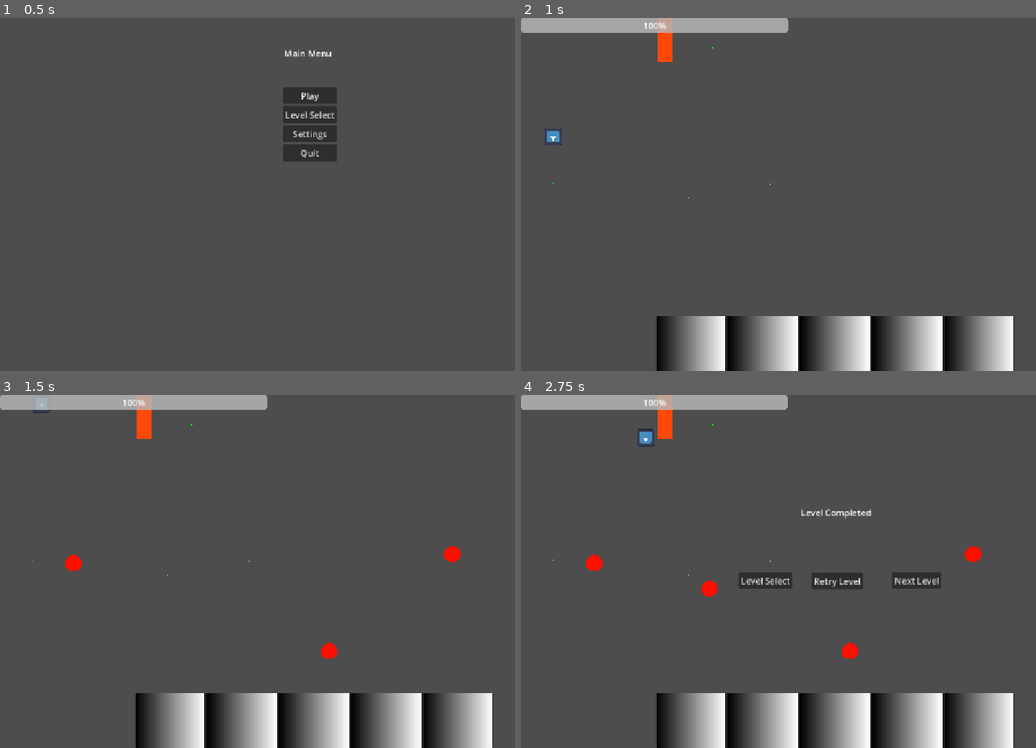
Above: before the commit, frames 1-4 (two rows, left to right).
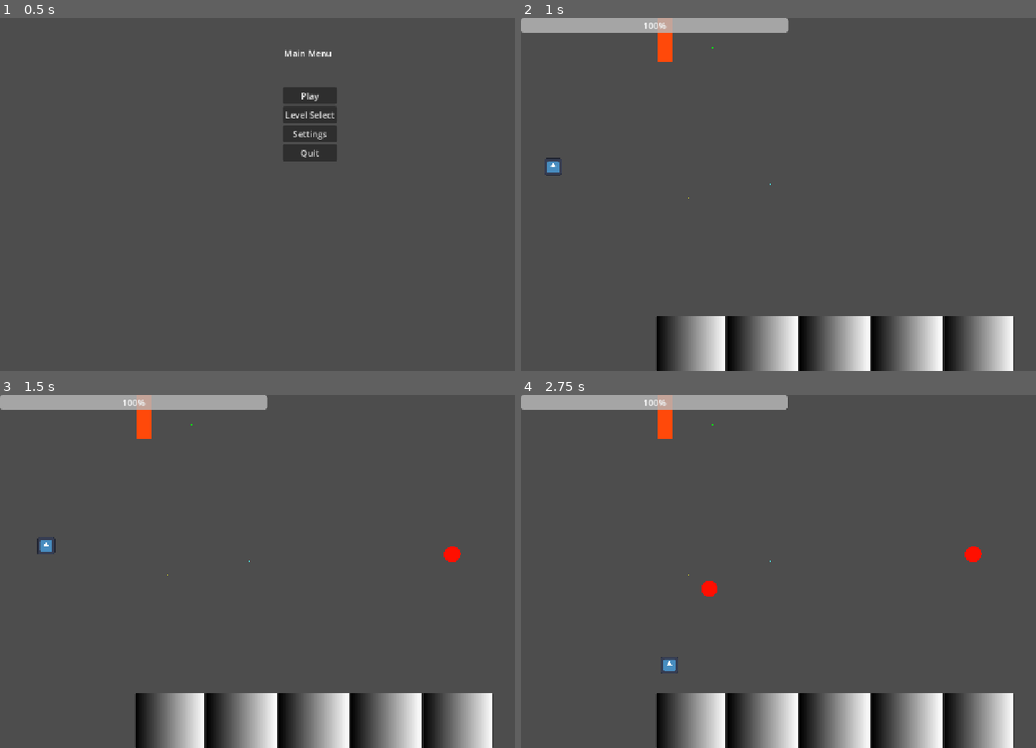
Above: after the commit, the same moments.

Repository: Cayuga007/summer-summit-2026
Game: Godot game, scene res://UI/Main_menu.tscn
The game is run twice, just before and just after one commit, with the same random seed, the same clock (stepped at 60 frames per second) and the same inputs. The engine's default icon, where the game draws it, is replaced by a stand-in: a white triangle on a blue panel in a dark square.
Inputs (mouse positions are in pixels of both pictures, inside the frame that each line leads up to):
- Up to frame 1 (0.5 s): no input
- Up to frame 2 (1 s): click "Play" at 0.5 s
- Up to frame 3 (1.5 s): move the mouse to (453, 553) at 1.27 s; hold D (right) from 1.28 s (still down); click (453, 553) at 1.42 s
- Up to frame 4 (2.75 s): keep holding D (right); tap Space (jump) at 1.52, 2.27 s; move the mouse to (711, 589) at 2.02 s; click (711, 589) at 2.17 s

Frame 1 is identical in both runs. In frame 2, 0.2% of the frame differs, in the area x 4-8%, y 31-47%; in frame 3, 0.3%; in frame 4, 1.8%, in the area x 6-82%, y 9-79%.

Commit message:
paint brush mechanic fixed

Diff:
--- a/Levels/Level_1.tscn
+++ b/Levels/Level_1.tscn
@@ -25,7 +25,7 @@
 position = Vector2(117, 99)
 
 [node name="Platform" parent="." unique_id=870433869 instance=ExtResource("2_8a5oj")]
-position = Vector2(268, 228)
+position = Vector2(121, 209)
 
 [node name="Platform3" parent="." unique_id=1487216132 instance=ExtResource("2_8a5oj")]
 position = Vector2(1206.0001, 551)
@@ -54,10 +54,6 @@
 position = Vector2(616, 271)
 scale = Vector2(4, 4)
 
-[node name="GravityPlatform" parent="." unique_id=1574595770 instance=ExtResource("8_uq0sc")]
-position = Vector2(117, 217)
-scale = Vector2(4, 4)
-
 [node name="GravityPlatform2" parent="." unique_id=1574595771 instance=ExtResource("8_uq0sc")]
 position = Vector2(700.00006, -280)
 scale = Vector2(4, 4)
--- a/Scripts/paintbrush.gd
+++ b/Scripts/paintbrush.gd
@@ -55,12 +55,27 @@
 	add_child(new_paint)
 	new_paint.global_position = spawn_position
 
-	var collision_shape: CollisionShape2D = new_paint.get_child(0)
-	collision_shape.shape.radius = paint_radius
-	var mesh_instance: MeshInstance2D = new_paint.get_child(1)
-	mesh_instance.mesh.radius = paint_radius
-	mesh_instance.mesh.height = paint_radius * 2
+	_resize_circle_shape(new_paint.get_node_or_null("CollisionShape2D"), paint_radius)
+
+	var mesh_instance: MeshInstance2D = new_paint.get_node_or_null("MeshInstance2D")
+	if mesh_instance and mesh_instance.mesh:
+		mesh_instance.mesh = mesh_instance.mesh.duplicate()
+		mesh_instance.mesh.radius = paint_radius
+		mesh_instance.mesh.height = paint_radius * 2
+
+	# Mechanic triggers stay ~11px unless resized; keep them a bit larger than the solid body.
+	var area := new_paint.get_node_or_null("Area2D")
+	if area:
+		_resize_circle_shape(area.get_node_or_null("CollisionShape2D"), paint_radius + 4)
 
 	_meter_amount -= meter_spill_amount
 	var progress_bar: ProgressBar = paint_ui.get_child(0)
 	progress_bar.value = _meter_amount / max_meter_amount * 100
+
+
+func _resize_circle_shape(shape_node: CollisionShape2D, radius: float) -> void:
+	if shape_node == null or shape_node.shape == null:
+		return
+	shape_node.shape = shape_node.shape.duplicate()
+	if shape_node.shape is CircleShape2D:
+		shape_node.shape.radius = radius
--- a/player.gd
+++ b/player.gd
@@ -57,7 +57,7 @@
 
 
 func _physics_process(delta: float) -> void:
-	if Input.is_action_just_pressed("reset"):
+	if Input.is_action_just_pressed("Reset"):
 		LevelManager.retry()
 		return
 
--- a/project.godot
+++ b/project.godot
@@ -69,6 +69,11 @@
 "events": [Object(InputEventKey,"resource_local_to_scene":false,"resource_name":"","device":-1,"window_id":0,"alt_press …(192 unchanged characters)…
 ]
 }
+Reset={
+"deadzone": 0.2,
+"events": [Object(InputEventKey,"resource_local_to_scene":false,"resource_name":"","device":-1,"window_id":0,"alt_pressed":false,"shift_pressed":false,"ctrl_pressed":false,"meta_pressed":false,"pressed":false,"keycode":0,"physical_keycode":82,"key_label":0,"unicode":114,"location":0,"echo":false,"script":null)
+]
+}
 
 [physics]
 
